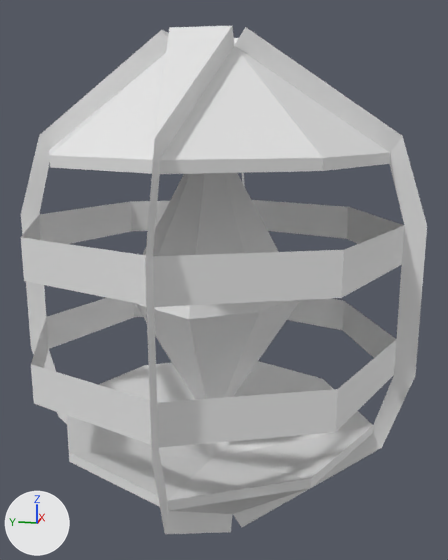
The Blender file 3D data/power_core.blend, before and after one commit.
Both versions are drawn from a camera (50 mm lens) standing at (-3.21, -0.71, 0.88) and looking at (0.03, -0.06, 0.07). The lights are fixed; the arrows at lower left show +X, +Y and +Z.

In view in the first picture: 'core'.
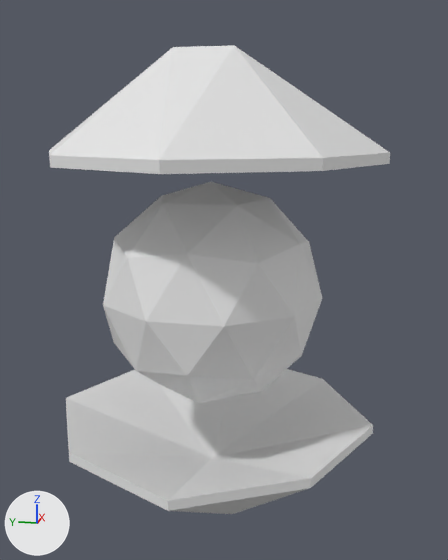
Where the newer file only moved an object's origin or applied its transform, the numbers keep the older frame.

Where the change shows, as pixel boxes (x1, y1, x2, y2) in the pictures (448 x 560 px):
'core', reshaped (16% narrower, 8% shorter): before (21, 26, 427, 534); after (49, 45, 390, 514)
'Icosphere', added: after (103, 182, 322, 403)
part 1 of me_core, deleted: before (135, 173, 300, 400)
part 2 of me_core, cut back: before (21, 26, 427, 534); after (49, 45, 390, 511)

The change, as a diff of the scene's bpy script:
```diff
--- a/3D data/power_core.blend.py
+++ b/3D data/power_core.blend.py
@@ me_core @@
 # used by ob_core; location = (0.0, 0.0, 0.0); rotation_euler = (3.142, 0.0, 0.977), in degrees (180, 0, 56)
-me_core.from_pydata(...)  # 124 vertices, 160 faces; spans x -0.98..0.98, y -0.98..0.98, z -1.33..1.33
+me_core.from_pydata(...)  # 58 vertices, 92 faces; spans x -0.83..0.83, y -0.83..0.83, z -1.25..1.25
+# me_core part 1: the loose piece of 10 vertices spanning x -0.43..0.43, y -0.43..0.43, z -0.9..0.8 is deleted
+# me_core part 2
+# 72 vertices are removed from x -0.98..0.98, y -0.98..0.98, z -1.33..1.33
+# 124 faces are deleted
+# 16 vertices are added at x -0.79..0.79, y -0.79..0.79, z -0.7..0.7
+# 72 new faces join them
@@ me_icosphere @@
+me_icosphere.from_pydata(...)  # an icosphere of 80 faces spanning x -0.95..0.95, y -1.0..1.0, z -1.0..1.0
@@ ob_icosphere @@
+ob_icosphere = bpy.data.objects.new('Icosphere', me_icosphere)
+ob_icosphere.location = (0.0, 0.0, 0.0)
+ob_icosphere.scale = (0.6, 0.6, 0.6)
```
